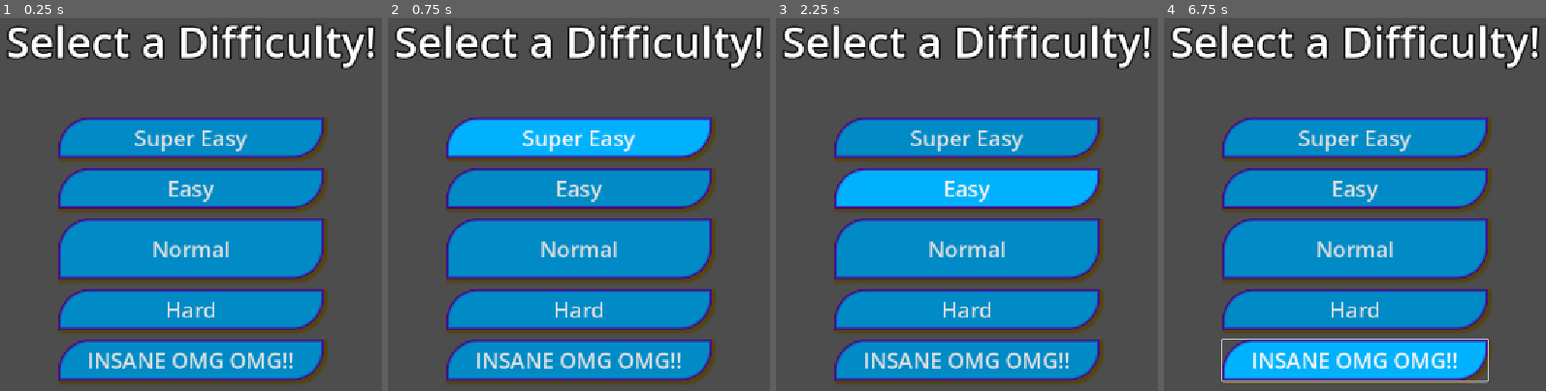
Above: before the commit, frames 1-4 (left to right).
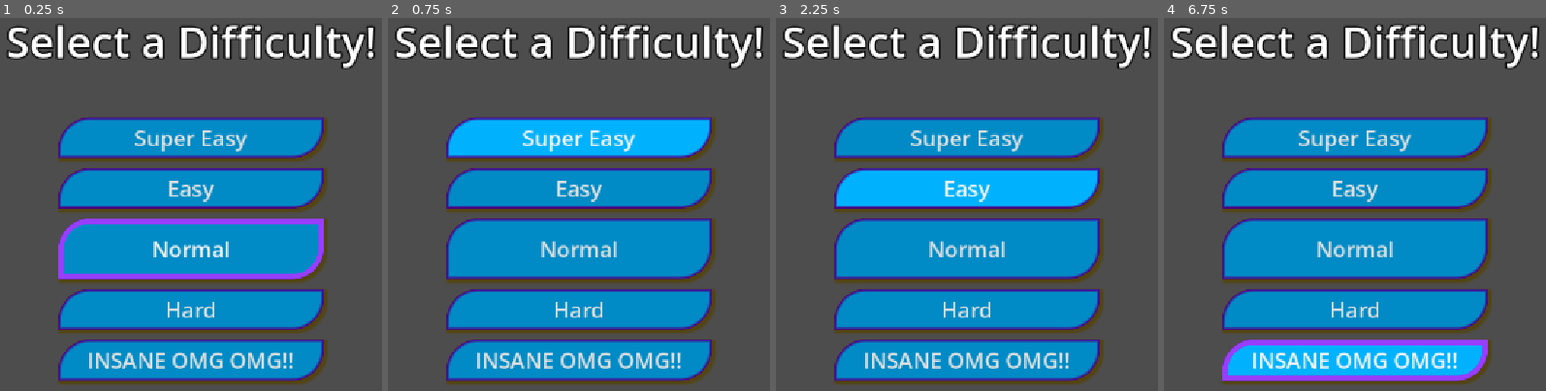
Above: after the commit, the same moments.

Repository: ericvennemeyer/GDTV_godot_ui
Game: Godot game, scene res://Scenes/Game Scenes/UI Scenes/difficulty_select.tscn
The game is run twice, just before and just after one commit, with the same random seed, the same clock (stepped at 60 frames per second) and the same inputs. This scene is started directly instead of the project's main scene.
Inputs:
- Up to frame 1 (0.25 s): no input
- Up to frame 2 (0.75 s): click "Super Easy" at 0.5 s
- Up to frame 3 (2.25 s): click "Super Easy" at 1.25 s; click "Easy" at 2 s
- Up to frame 4 (6.75 s): click "Easy" at 2.75 s; click "Normal" at 3.5 s; click "Normal" at 4.25 s; click "Hard" at 5 s; click "INSANE OMG OMG!!" at 5.75 s; tap Enter (ui_accept) at 6.5 s; hold Right (ui_right) from 6.53 s (still down)

The runs differ from the first frame. In frame 1, 2.5% of the frame differs, in the area x 15-85%, y 53-71%; in frame 2, nothing differs; in frame 3, nothing differs; in frame 4, 2.9%, in the area x 14-86%, y 85-98%.

Commit message:
2.7 -- Focus in UI Elements

Diff:
--- /dev/null
+++ b/GameDev UI Base Project/Scenes/Game Scenes/UI Scenes/difficulty_select.gd
@@ -0,0 +1,5 @@
+extends Control
+
+
+func _ready() -> void:
+	%NormalButton.grab_focus()
--- a/GameDev UI Base Project/Scenes/Game Scenes/UI Scenes/difficulty_select.tscn
+++ b/GameDev UI Base Project/Scenes/Game Scenes/UI Scenes/difficulty_select.tscn
@@ -1,8 +1,10 @@
 [gd_scene format=3 uid="uid://ber5qfk82iq40"]
 
+[ext_resource type="Script" uid="uid://dx8cwb2v2babg" path="res://Scenes/Game Scenes/UI Scenes/difficulty_select.gd" id="1_i5ssw"]
 [ext_resource type="StyleBox" uid="uid://ct01x6yvlhye3" path="res://StyleBoxes/blue_button_normal.tres" id="1_uduo8"]
 [ext_resource type="StyleBox" uid="uid://b0lllh7bgrvaj" path="res://StyleBoxes/blue_button_pressed.tres" id="2_i5ssw"]
 [ext_resource type="StyleBox" uid="uid://cn5b7etbgg88d" path="res://StyleBoxes/blue_button_hover.tres" id="3_nlgw5"]
+[ext_resource type="StyleBox" uid="uid://cqqgijnpoch2o" path="res://StyleBoxes/blue_button_focus.tres" id="5_nlgw5"]
 
 [sub_resource type="LabelSettings" id="LabelSettings_g2w5j"]
 font_size = 64
@@ -16,6 +18,7 @@
 anchor_bottom = 1.0
 grow_horizontal = 2
 grow_vertical = 2
+script = ExtResource("1_i5ssw")
 
 [node name="TitleLabel" type="Label" parent="." unique_id=1391034434]
 layout_mode = 1
@@ -50,10 +53,12 @@
 [node name="Button" type="Button" parent="VBoxContainer" unique_id=1492855013]
 layout_mode = 2
 size_flags_vertical = 3
+focus_neighbor_top = NodePath("../Button5")
 theme_override_font_sizes/font_size = 32
 theme_override_styles/normal = ExtResource("1_uduo8")
 theme_override_styles/pressed = ExtResource("2_i5ssw")
 theme_override_styles/hover = ExtResource("3_nlgw5")
+theme_override_styles/focus = ExtResource("5_nlgw5")
 text = "Super Easy"
 
 [node name="Button2" type="Button" parent="VBoxContainer" unique_id=654724423]
@@ -63,9 +68,11 @@
 theme_override_styles/normal = ExtResource("1_uduo8")
 theme_override_styles/pressed = ExtResource("2_i5ssw")
 theme_override_styles/hover = ExtResource("3_nlgw5")
+theme_override_styles/focus = ExtResource("5_nlgw5")
 text = "Easy"
 
-[node name="Button3" type="Button" parent="VBoxContainer" unique_id=202939449]
+[node name="NormalButton" type="Button" parent="VBoxContainer" unique_id=202939449]
+unique_name_in_owner = true
 layout_mode = 2
 size_flags_vertical = 3
 size_flags_stretch_ratio = 1.5
@@ -73,6 +80,7 @@
 theme_override_styles/normal = ExtResource("1_uduo8")
 theme_override_styles/pressed = ExtResource("2_i5ssw")
 theme_override_styles/hover = ExtResource("3_nlgw5")
+theme_override_styles/focus = ExtResource("5_nlgw5")
 text = "Normal"
 
 [node name="Button4" type="Button" parent="VBoxContainer" unique_id=880595099]
@@ -82,13 +90,16 @@
 theme_override_styles/normal = ExtResource("1_uduo8")
 theme_override_styles/pressed = ExtResource("2_i5ssw")
 theme_override_styles/hover = ExtResource("3_nlgw5")
+theme_override_styles/focus = ExtResource("5_nlgw5")
 text = "Hard"
 
 [node name="Button5" type="Button" parent="VBoxContainer" unique_id=1261041769]
 layout_mode = 2
 size_flags_vertical = 3
+focus_neighbor_bottom = NodePath("../Button")
 theme_override_font_sizes/font_size = 32
 theme_override_styles/normal = ExtResource("1_uduo8")
 theme_override_styles/pressed = ExtResource("2_i5ssw")
 theme_override_styles/hover = ExtResource("3_nlgw5")
+theme_override_styles/focus = ExtResource("5_nlgw5")
 text = "INSANE OMG OMG!!"
--- a/GameDev UI Base Project/Scenes/Game Scenes/UI Scenes/main_menu.gd
+++ b/GameDev UI Base Project/Scenes/Game Scenes/UI Scenes/main_menu.gd
@@ -1,4 +1,8 @@
 extends Control
+
+
+func _ready() -> void:
+	%StartGameButton.grab_focus(true)
 
 
 func _on_start_game_button_pressed() -> void:
--- a/GameDev UI Base Project/Scenes/Game Scenes/UI Scenes/main_menu.tscn
+++ b/GameDev UI Base Project/Scenes/Game Scenes/UI Scenes/main_menu.tscn
@@ -5,6 +5,7 @@
 [ext_resource type="StyleBox" uid="uid://ct01x6yvlhye3" path="res://StyleBoxes/blue_button_normal.tres" id="3_jpk73"]
 [ext_resource type="StyleBox" uid="uid://b0lllh7bgrvaj" path="res://StyleBoxes/blue_button_pressed.tres" id="4_54ksr"]
 [ext_resource type="StyleBox" uid="uid://cn5b7etbgg88d" path="res://StyleBoxes/blue_button_hover.tres" id="5_3m6mk"]
+[ext_resource type="StyleBox" uid="uid://cqqgijnpoch2o" path="res://StyleBoxes/blue_button_focus.tres" id="6_54ksr"]
 
 [sub_resource type="LabelSettings" id="LabelSettings_biyew"]
 font_size = 64
@@ -61,12 +62,14 @@
 alignment = 1
 
 [node name="StartGameButton" type="Button" parent="VBoxContainer" unique_id=555335236]
+unique_name_in_owner = true
 layout_mode = 2
 size_flags_vertical = 3
 theme_override_font_sizes/font_size = 36
 theme_override_styles/normal = ExtResource("3_jpk73")
 theme_override_styles/pressed = ExtResource("4_54ksr")
 theme_override_styles/hover = ExtResource("5_3m6mk")
+theme_override_styles/focus = ExtResource("6_54ksr")
 text = "START GAME"
 
 [node name="QuitGameButton" type="Button" parent="VBoxContainer" unique_id=1171092982]
@@ -76,6 +79,7 @@
 theme_override_styles/normal = ExtResource("3_jpk73")
 theme_override_styles/pressed = ExtResource("4_54ksr")
 theme_override_styles/hover = ExtResource("5_3m6mk")
+theme_override_styles/focus = ExtResource("6_54ksr")
 text = "QUIT GAME"
 
 [connection signal="pressed" from="VBoxContainer/StartGameButton" to="." method="_on_start_game_button_pressed"]
--- a/GameDev UI Base Project/Scenes/Game Scenes/UI Scenes/pause_menu.gd
+++ b/GameDev UI Base Project/Scenes/Game Scenes/UI Scenes/pause_menu.gd
@@ -3,6 +3,7 @@
 
 func _ready() -> void:
 	visible = false
+	%ResumeButton.grab_focus()
 
 
 func _input(event: InputEvent) -> void:
--- a/GameDev UI Base Project/Scenes/Game Scenes/UI Scenes/pause_menu.tscn
+++ b/GameDev UI Base Project/Scenes/Game Scenes/UI Scenes/pause_menu.tscn
@@ -70,6 +70,7 @@
 theme_override_constants/separation = 10
 
 [node name="ResumeButton" type="Button" parent="Control/Panel/MarginContainer/VBoxContainer/VBoxButtons" unique_id=1482459506]
+unique_name_in_owner = true
 layout_mode = 2
 size_flags_vertical = 3
 text = "RESUME GAME"
--- /dev/null
+++ b/GameDev UI Base Project/StyleBoxes/blue_button_focus.tres
@@ -0,0 +1,15 @@
+[gd_resource type="StyleBoxFlat" format=3 uid="uid://cqqgijnpoch2o"]
+
+[resource]
+bg_color = Color(0, 0.54509807, 0.78039217, 0)
+border_width_left = 8
+border_width_top = 8
+border_width_right = 8
+border_width_bottom = 8
+border_color = Color(0.5914903, 0.24469084, 0.99999994, 1)
+corner_radius_top_left = 45
+corner_radius_bottom_right = 45
+corner_detail = 16
+shadow_color = Color(0.33, 0.2585, 0, 0)
+shadow_size = 5
+shadow_offset = Vector2(3, 3)
Not shown, added: GameDev UI Base Project/Scenes/Game Scenes/UI Scenes/difficulty_select.gd.uid
